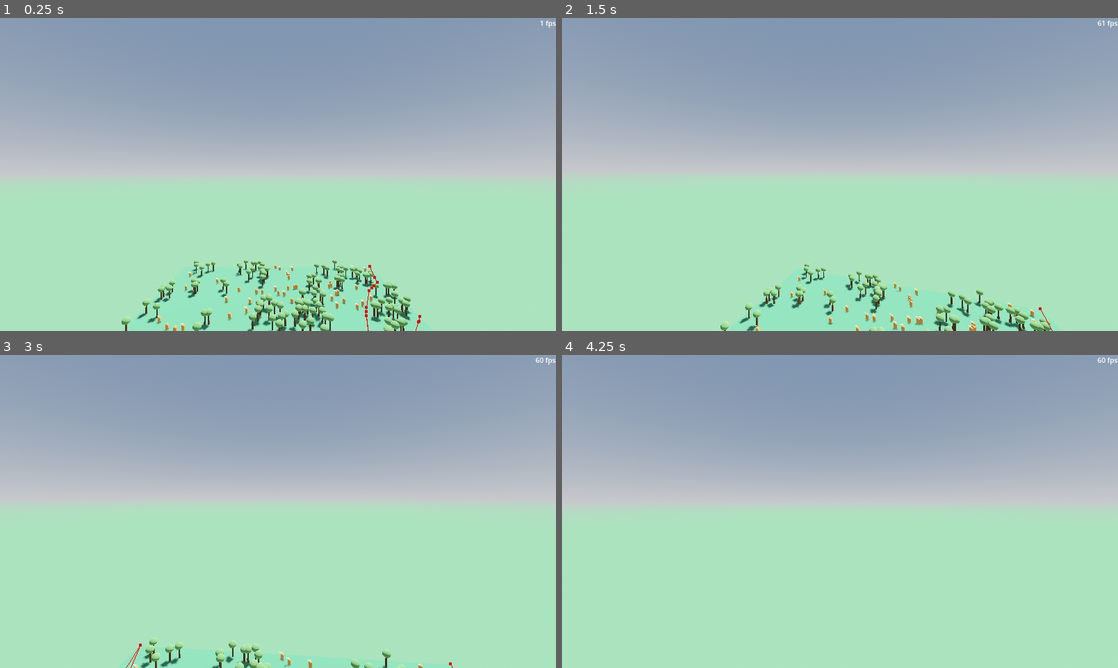
Above: before the commit, frames 1-4 (two rows, left to right).
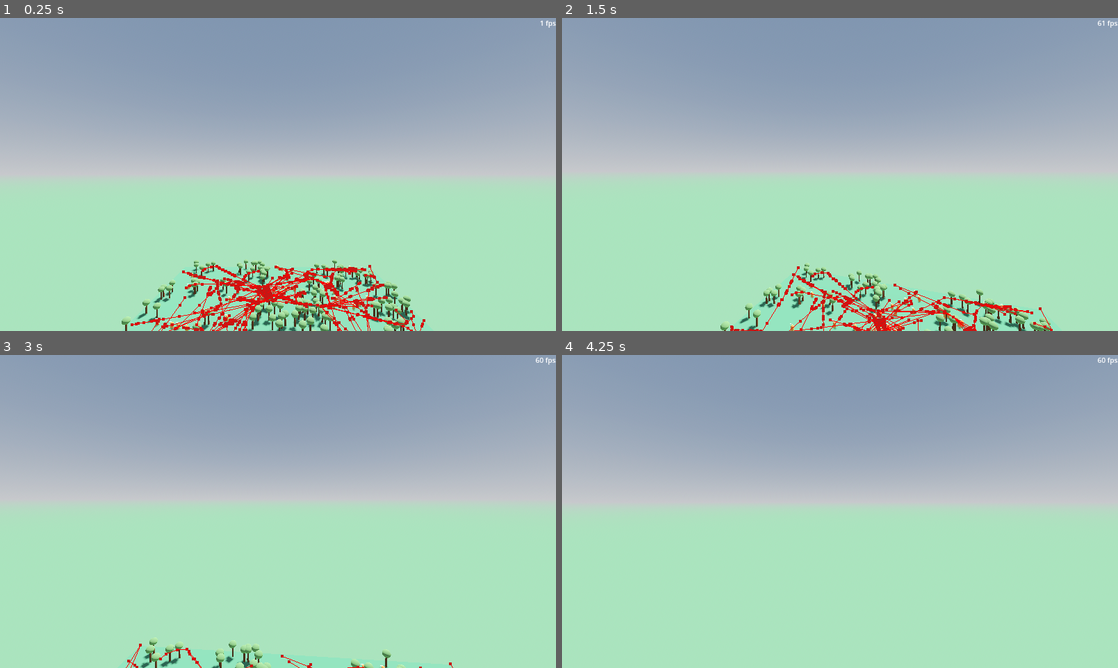
Above: after the commit, the same moments.

Repository: LyciaStenson/EcosystemSimulation
Game: Godot game, scene res://Scenes/Main.tscn
The game is run twice, just before and just after one commit, with the same random seed, the same clock (stepped at 60 frames per second) and the same inputs.
Inputs (mouse positions are in pixels of both pictures, inside the frame that each line leads up to):
- Up to frame 1 (0.25 s): no input
- Up to frame 2 (1.5 s): move the mouse to (867, 174) at 0.52 s; hold W (MoveForward) from 0.53 s (still down); move the mouse to (812, 174) at 1.27 s
- Up to frame 3 (3 s): keep holding W (MoveForward); move the mouse to (289, 505) at 2.02 s; move the mouse to (272, 517) at 2.77 s
- Up to frame 4 (4.25 s): keep holding W (MoveForward); move the mouse to (878, 514) at 3.52 s

The runs differ from the first frame. In frame 1, 2.5% of the frame differs, in the area x 23-77%, y 78-100%; in frame 2, 1.8%; in frame 3, 0.2%; in frame 4, nothing differs.

Commit message:
Working on different actions for prey

Diff:
--- a/Scripts/PreyBehavior.gd
+++ b/Scripts/PreyBehavior.gd
@@ -6,13 +6,23 @@
 
 #@export var danger_curve : Curve
 
+var find_water_timer : float
+var find_water_time : float = 5.0
+
+var find_water_target : Vector3
+
+enum Action { WANDER, FIND_WATER, FLEE }
+
+var current_action : Action
+
 func _ready():
 	agent.add_to_group("Prey")
 
-func _process(_delta):
-	if !predators.is_empty():
-		var predator_dir : Vector3 = (agent.global_position - predators[0].global_position).normalized()
-		agent.nav_agent.target_position = agent.global_position + predator_dir * 100
+	find_water_timer = find_water_time
+
+func _process(delta : float):
+	current_action = determine_action()
+	perform_action(delta)
 
 func visibility_entered(body : Node3D):
 	if body.is_in_group("Predator"):
@@ -23,3 +33,21 @@
 		predators.erase(body)
 	#if predators.is_empty():
 		#agent.nav_agent.target_position = Vector3()
+
+func determine_action() -> Action:
+	if !predators.is_empty():
+		return Action.FLEE
+	else:
+		return Action.WANDER
+
+func perform_action(delta : float):
+	match current_action:
+		Action.WANDER:
+			find_water_timer += delta
+			if find_water_timer >= find_water_time:
+				find_water_target = Vector3(randf_range(24.0, -24.0), 0.0, randf_range(24.0, -24.0))
+				agent.nav_agent.target_position = find_water_target
+				find_water_timer = 0.0
+		Action.FLEE:
+			var predator_dir : Vector3 = (agent.global_position - predators[0].global_position).normalized()
+			agent.nav_agent.target_position = agent.global_position + predator_dir * 100
